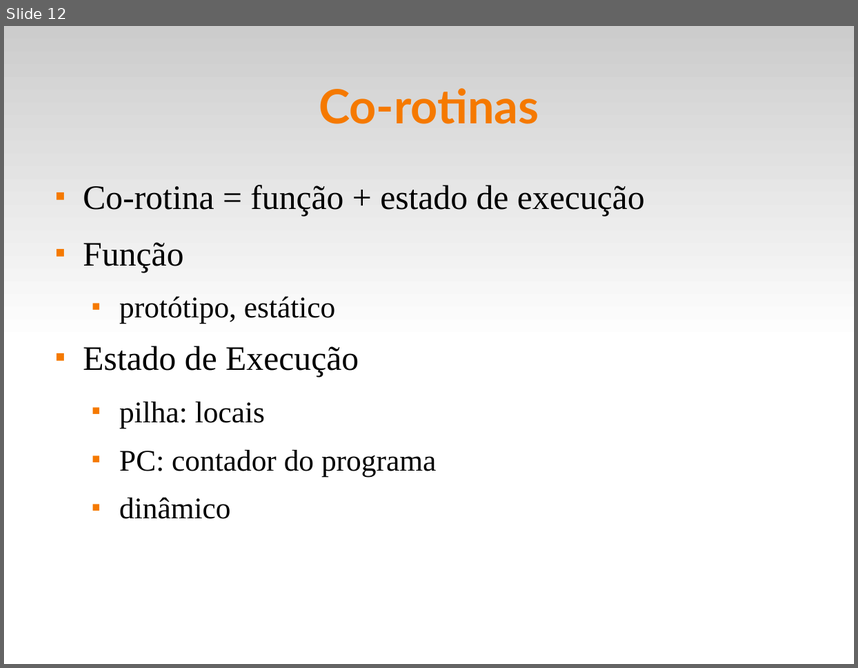
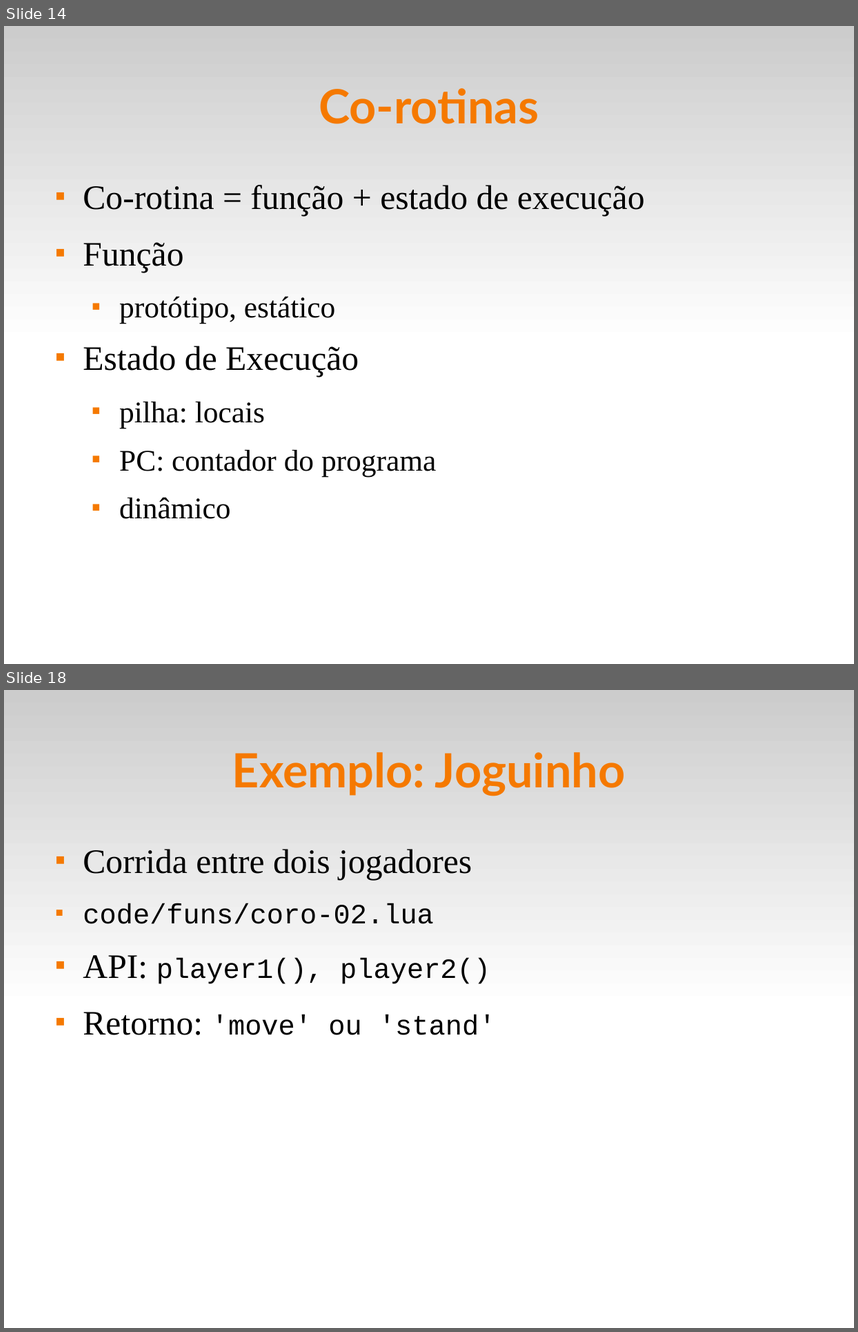
Before and after one commit to fsantanna-uerj/EDL, a slide deck: slides/edl-08-closures-coroutines.odp. Shown one above the other, each under a label of ours: slide 12 before the commit, slides 14 and 18 after it; the slides between them are not shown. The pictures are 858x668 and 858x1332 pixels, drawn with LibreOffice and Linux fonts; fonts in the diff are those of the drawing. Boxes give left, top, right and bottom in pixels: in the first picture for what was removed or moved away, otherwise in the second. Text is boxed around its words. In the diff, an @@ line names an element or a change of style, - is before the commit and + after.

```diff
--- a/slides/edl-08-closures-coroutines.odp
+++ b/slides/edl-08-closures-coroutines.odp
@@ slide 18 added at [4,690,854,1328], background #FFFFFF; not listed: 1 template element that a slide beside it also shows @@
@@ title added at [232,752,625,796], 44 pt, text #F57900, bold @@
+Exemplo: Joguinho
@@ text added at [83,849,496,1035], 26 pt, text #000000 @@
+■ Corrida entre dois jogadores
+■ code/funs/coro-02.lua
+■ API: player1(), player2()
+■ Retorno: 'move' ou 'stand'
@@ what was slide 12 is now slide 14 @@
```
Also in this commit, not shown: 5 other slides added, 9 other files.
